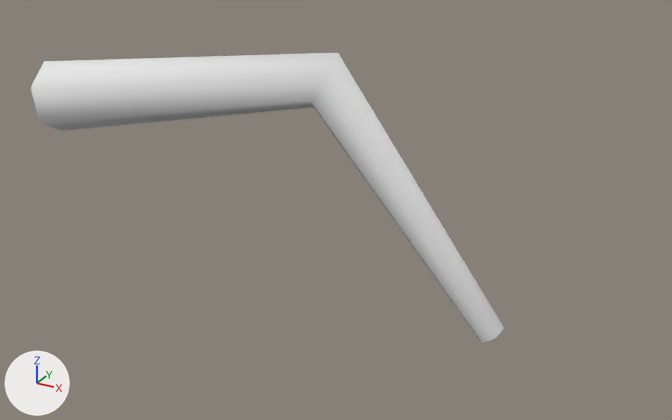
What one commit did to the FBX model unity/Assets/Art/Models/Herakuresu_Leg3.fbx.
Camera for both pictures: a 50 mm lens placed at (1.709, -1.635, 0.678), pointed at (0.734, 0.137, -0.208). Lighting does not change. The marker at lower left points along +X, +Y and +Z. The first picture is the older version. Where no turn or scale is listed for an object, it has been applied to the vertices.

Objects in the first picture: 'Herakuresu_Leg3'.
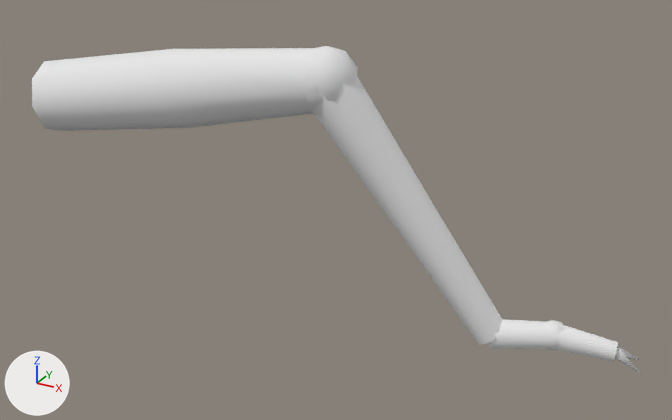
The change, as a list of edits to the scene's bpy script:
```text
Change me_herakuresu_leg3:
    used by ob_herakuresu_leg3; location = (0.0, 0.0, 0.0)
    verts and faces of me_herakuresu_leg3; kept vertices keep their numbers, new ones are numbered from 18
    remove me_herakuresu_leg3.from_pydata(...)  # 18 vertices, 12 faces; spans x -0.022..1.129, y -0.078..0.284, z -0.52..0.166
    add me_herakuresu_leg3.from_pydata(...)  # 130 vertices, 116 faces; spans x -0.022..1.448, y -0.088..0.366, z -0.541..0.179
    me_herakuresu_leg3 part 1: a new loose piece, a UV sphere (8 segments, 5 rings, poles along z) spanning x 0.625..0.775, y 0.075..0.225, z 0.021..0.179, in mat_vertexcolor (white #e7e7e7)
    me_herakuresu_leg3 part 2: a new loose piece, a UV sphere (6 segments, 4 rings, poles along z) spanning x 1.202..1.278, y 0.252..0.318, z -0.52..-0.444, in mat_vertexcolor (white #e7e7e7)
    me_herakuresu_leg3 part 3: a new loose piece of 24 vertices spanning x 0.644..1.135, y 0.082..0.292, z -0.524..0.14, in mat_vertexcolor (white #e7e7e7)
    me_herakuresu_leg3 part 4: a new loose piece of 18 vertices spanning x 1.089..1.387, y 0.215..0.343, z -0.541..-0.446, in mat_vertexcolor (white #e7e7e7)
    me_herakuresu_leg3 part 5
    16 vertices are removed from x -0.022..1.129, y -0.078..0.284, z -0.52..0.166
    12 faces are deleted
    22 vertices are added at x -0.022..0.718, y -0.088..0.222, z -0.063..0.173
    16 new faces join them
    me_herakuresu_leg3 part 6
    add verts[40] = (1.386, 0.318, -0.49)  # pixel (618, 347)
    add verts[41] = (1.376, 0.304, -0.504)
    add verts[42] = (1.373, 0.321, -0.519)
    add verts[43] = (1.383, 0.336, -0.504)
    add verts[44] = (1.448, 0.305, -0.536)  # pixel (641, 374)
    add verts[45] = (1.384, 0.324, -0.49)  # pixel (618, 345)
    add verts[46] = (1.39, 0.308, -0.504)  # pixel (618, 355)
    add verts[47] = (1.374, 0.316, -0.519)
    add verts[48] = (1.369, 0.332, -0.504)
    add verts[49] = (1.433, 0.366, -0.536)  # pixel (640, 359)
    add faces += [(40, 41, 44), (41, 42, 44), (42, 43, 44), (40, 44, 43), (45, 46, 49), (46, 47, 49)]
    add faces += [(47, 48, 49), (45, 49, 48)]
```

Boxes (x1, y1, x2, y2) around the edits, measured in the pictures (672 x 420 px; the box of a moved part takes in the faces that stretch with it):
'Herakuresu_Leg3', reshaped (29% wider, 13% taller): before (31, 53, 504, 343); after (32, 46, 641, 374)
part 1 of me_herakuresu_leg3, added: after (304, 46, 357, 109)
part 2 of me_herakuresu_leg3, added: after (545, 320, 565, 351)
part 3 of me_herakuresu_leg3, added: after (312, 75, 502, 345)
part 4 of me_herakuresu_leg3, added: after (490, 319, 618, 362)
part 5 of me_herakuresu_leg3, moved or reshaped: before (31, 53, 504, 343); after (32, 48, 316, 131)
part 6 of me_herakuresu_leg3, added: after (615, 346, 641, 374)
